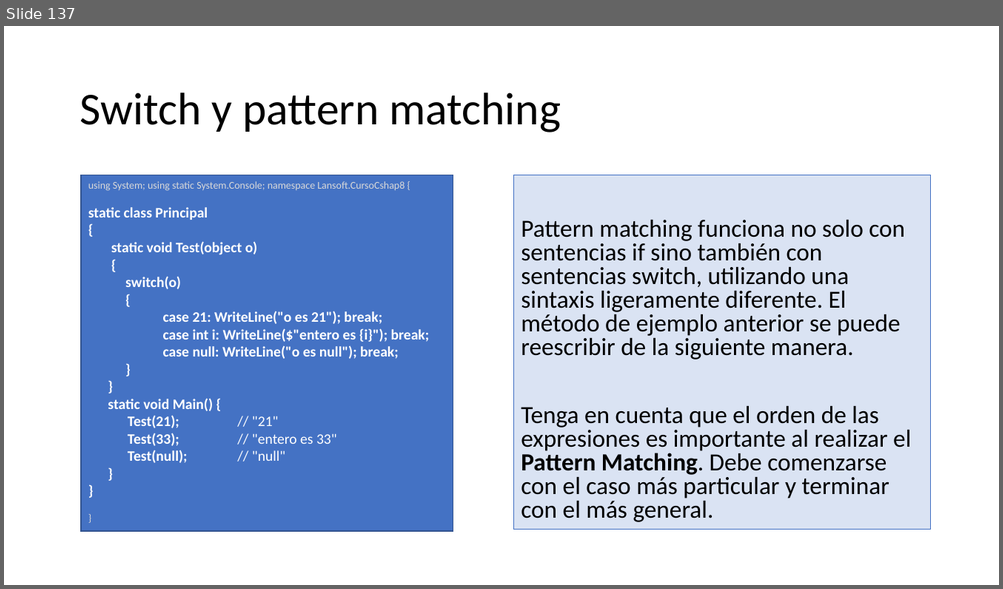
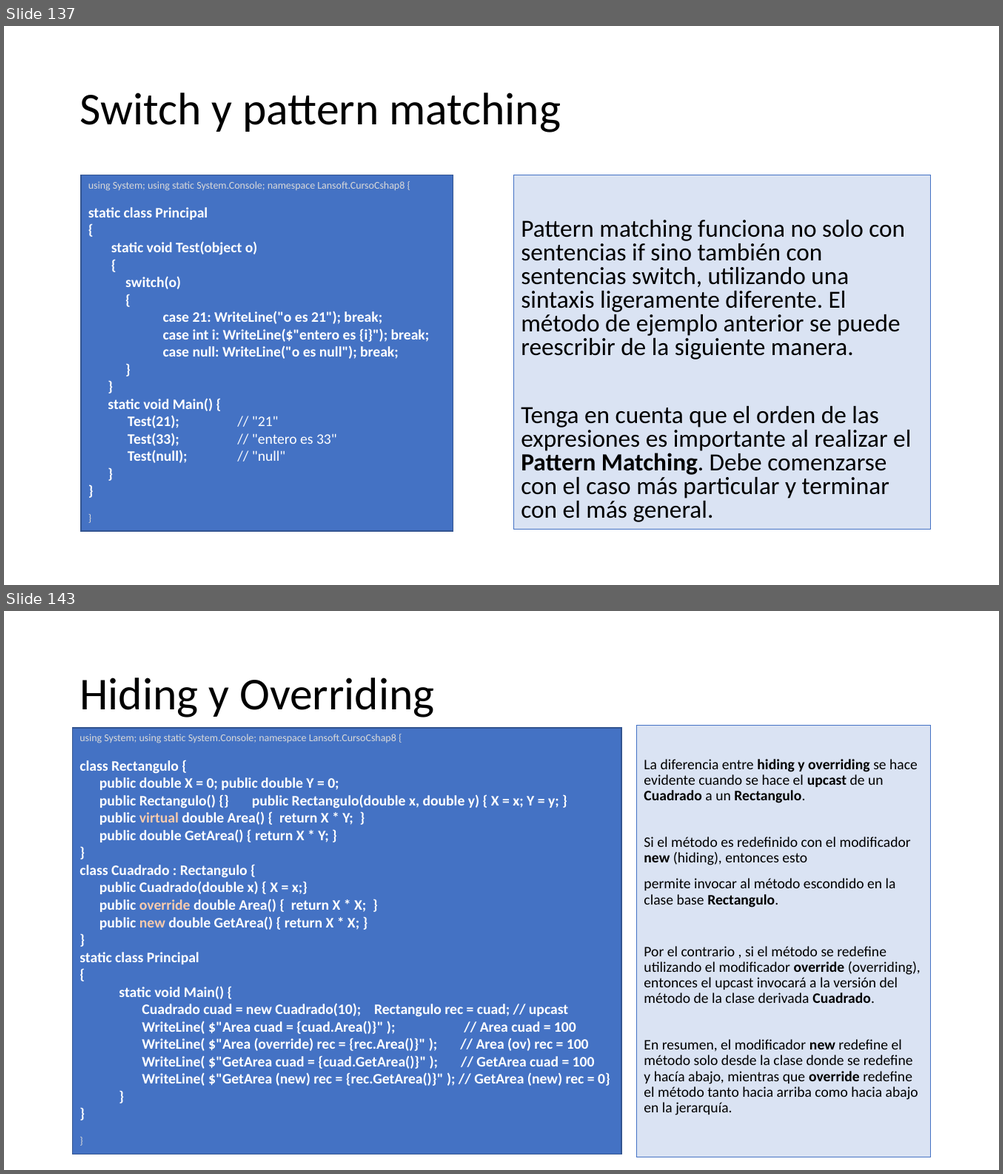
Before and after one commit to AlbertOsinaga/CursoCSharp__8, a slide deck: CSharpQuickReferencia.pptx. Shown one above the other, each under a label of ours: slide 137 before the commit, slides 137 and 143 after it; the slides between them are not shown. The pictures are 1003x589 and 1003x1174 pixels, drawn with LibreOffice and Linux fonts; fonts in the diff are those of the drawing. Boxes give left, top, right and bottom in pixels: in the first picture for what was removed or moved away, otherwise in the second. Text is boxed around its words. In the diff, an @@ line names an element or a change of style, - is before the commit and + after.

```diff
--- a/CSharpQuickReferencia.pptx
+++ b/CSharpQuickReferencia.pptx
@@ slide 143 added at <box>4,611,999,1170</box>, background #FFFFFF @@
@@ title added at <box>79,678,434,718</box>, 44 pt, text #000000 @@
+Hiding y Overriding
@@ rectangle added at <box>73,728,622,1155</box>, fill #4472C4, outline #325491 1 pt, 14 pt, text #FFFFFF, bold @@
+using System; using static System.Console; namespace Lansoft.CursoCshap8 {
+class Rectangulo {
+public double X = 0; public double Y = 0;
+public Rectangulo() {} public Rectangulo(double x, double y) { X = x; Y = y; }
+public virtual double Area() { return X * Y; }
+public double GetArea() { return X * Y; }
+}
+class Cuadrado : Rectangulo {
+public Cuadrado(double x) { X = x;}
+public override double Area() { return X * X; }
+public new double GetArea() { return X * X; }
+}
+static class Principal
+{
+static void Main() {
+Cuadrado cuad = new Cuadrado(10); Rectangulo rec = cuad; // upcast
+WriteLine( $"Area cuad = {cuad.Area()}" ); // Area cuad = 100
+WriteLine( $"Area (override) rec = {rec.Area()}" ); // Area (ov) rec = 100
+WriteLine( $"GetArea cuad = {cuad.GetArea()}" ); // GetArea cuad = 100
+WriteLine( $"GetArea (new) rec = {rec.GetArea()}" ); // GetArea (new) rec = 0}
+}
+}
+}
@@ text added at <box>637,725,930,1157</box>, fill #DAE3F3, outline #4472C4 0.75 pt, 14 pt, text #000000 @@
+La diferencia entre hiding y overriding se hace evidente cuando se hace el upcast de un Cuadrado a un Rectangulo.
+Si el método es redefinido con el modificador new (hiding), entonces esto
+permite invocar al método escondido en la clase base Rectangulo.
+Por el contrario , si el método se redefine utilizando el modificador override (overriding), entonces el upcast invocará a la versión del método de la clase derivada Cuadrado.
+En resumen, el modificador new redefine el método solo desde la clase donde se redefine y hacía abajo, mientras que override redefine el método tanto hacia arriba como hacia abajo en la jerarquía.
```
Also in this commit, not shown: 12 other slides added, 1 other file.
